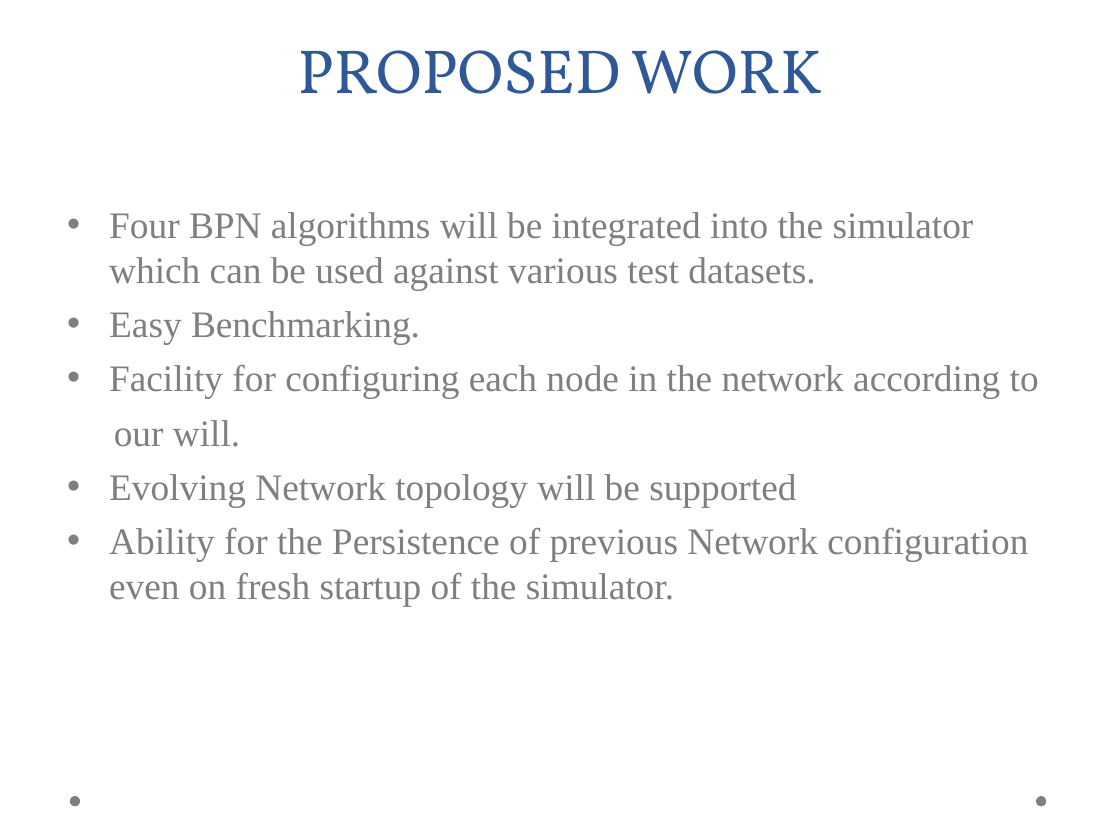
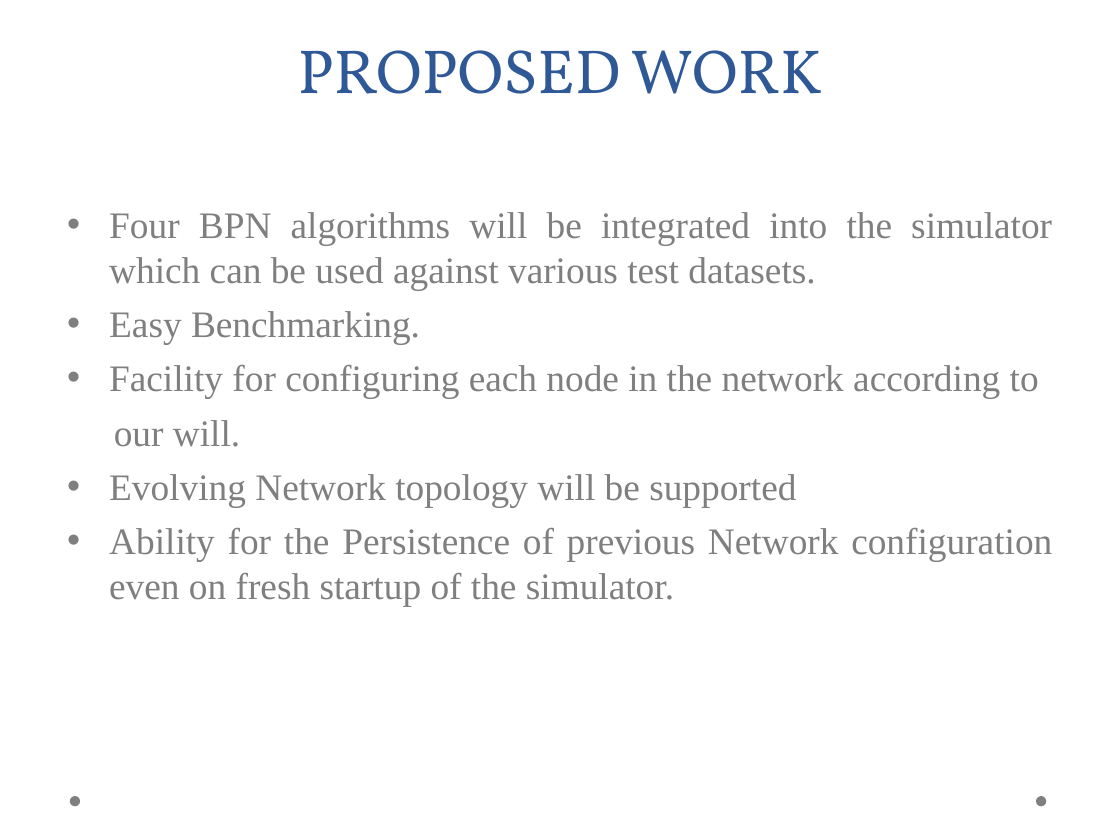
Before and after one commit to psibi/Neuron, a slide deck: slide 4 of slides/neuron.odp. Drawn at 1120x840 pixels with LibreOffice and Linux fonts; fonts in the diff are those of the drawing; background and template pictures are left out. Boxes give left, top, right and bottom in pixels: in the first picture for what was removed or moved away, otherwise in the second. Text is boxed around its words. In the diff, an @@ line names an element or a change of style, - is before the commit and + after.

```diff
--- a/slides/neuron.odp
+++ b/slides/neuron.odp
@@ text "Four BPN algorithms will be ..." at <box>109,212,1052,606</box>: alignment left to justified @@
```
Also in this commit, not shown: 8 other slides changed.
